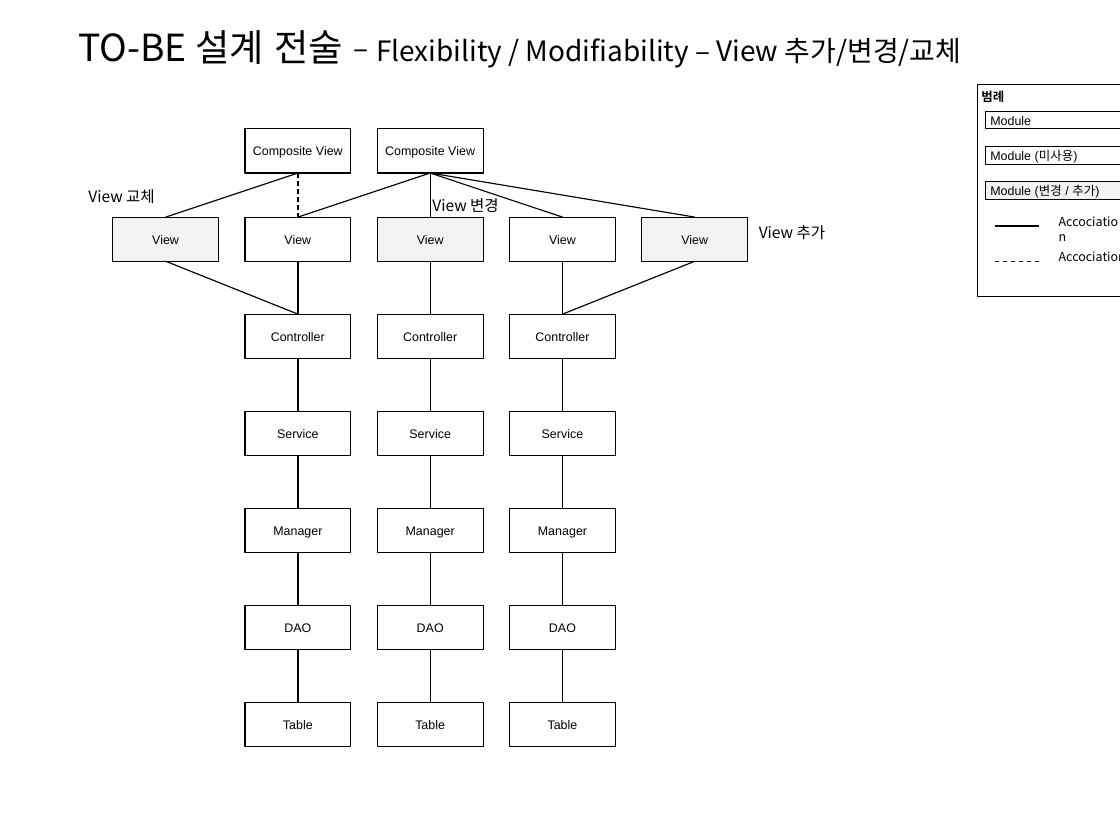
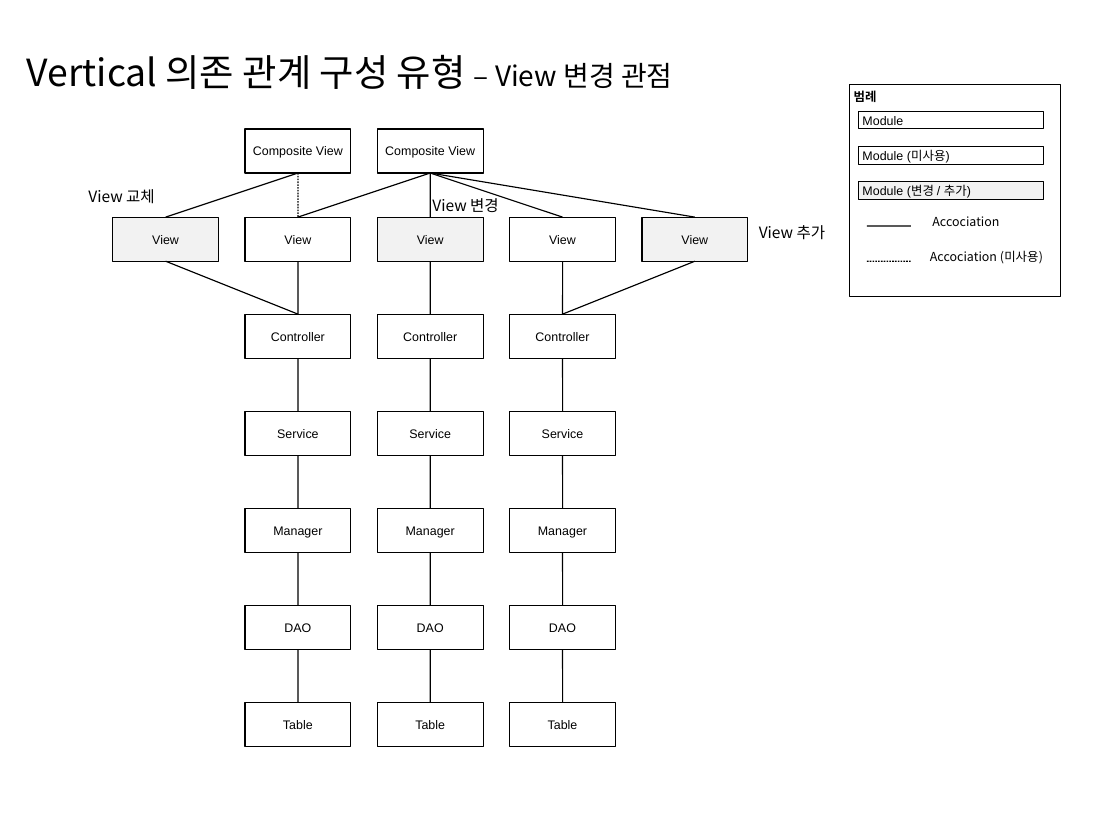
Before and after one commit to kwbaek/codelabor, a slide deck: slide 9 of documentation/0 architecture/design/TO-BE 설계 전술 (Layered Architecture).pptx (slide 15 before the commit). Drawn at 1120x840 pixels with LibreOffice and Linux fonts; fonts in the diff are those of the drawing. Boxes give left, top, right and bottom in pixels: in the first picture for what was removed or moved away, otherwise in the second. Text is boxed around its words. In the diff, an @@ line names an element or a change of style, - is before the commit and + after.

```diff
--- a/documentation/0 architecture/design/TO-BE 설계 전술 (Layered Architecture).pptx
+++ b/documentation/0 architecture/design/TO-BE 설계 전술 (Layered Architecture).pptx
@@ text added at [27, 54, 673, 89], 24 pt, text #000000 @@
+Vertical 의존 관계 구성 유형 – View 변경 관점
@@ text removed at [78, 30, 961, 68] @@
-TO-BE 설계 전술 – Flexibility / Modifiability – View 추가/변경/교체
@@ less space between paragraphs; outline #000000 0.75 pt to #000000 0.74 pt in 16 elements at [377, 315, 483, 358], [245, 315, 351, 358], [510, 315, 615, 358], [245, 508, 351, 552], [245, 605, 351, 648], [510, 702, 615, 746], [245, 702, 351, 746], [377, 129, 483, 172], [245, 217, 351, 261], [245, 411, 351, 455], [642, 217, 747, 261], [245, 129, 351, 172], [858, 111, 1043, 129], [858, 181, 1043, 199], [858, 147, 1043, 165], [849, 85, 1061, 297] @@
@@ line (298, 172) - (166, 217): stroke #000000 0.75 pt to #000000 0.74 pt @@
@@ line (430, 172) - (298, 217): stroke #000000 0.75 pt to #000000 0.74 pt @@
@@ line (298, 172) - (298, 217): stroke #000000 0.75 pt dashed to #000000 0.74 pt @@
@@ text "Accociation" rewrapped from [1047, 208, 1120, 235] to [932, 216, 999, 226] @@
@@ line (867, 226) - (911, 226): stroke #000000 0.75 pt to #000000 0.74 pt @@
@@ line (166, 261) - (298, 314): stroke #000000 0.75 pt to #000000 0.74 pt @@
@@ line (298, 314) - (298, 261): stroke #000000 0.75 pt to #000000 0.74 pt @@
@@ 4 rectangles, 2 lines, 1 text: place and size @@
-4 rectangles, 2 lines, 1 text at [977, 85, 1120, 297]
+4 rectangles, 2 lines, 1 text at [849, 85, 1061, 297]
@@ line (867, 261) - (911, 261): stroke #000000 0.75 pt dashed to #000000 0.74 pt @@
@@ line (298, 411) - (298, 358): stroke #000000 0.75 pt to #000000 0.74 pt @@
@@ line (298, 455) - (298, 508): stroke #000000 0.75 pt to #000000 0.74 pt @@
@@ line (298, 552) - (298, 605): stroke #000000 0.75 pt to #000000 0.74 pt @@
@@ line (298, 650) - (298, 702): stroke #000000 0.75 pt to #000000 0.74 pt @@
```
Also in this commit, not shown: 10 other slides changed, 1 slide added, 6 slides removed, 3 other files.
